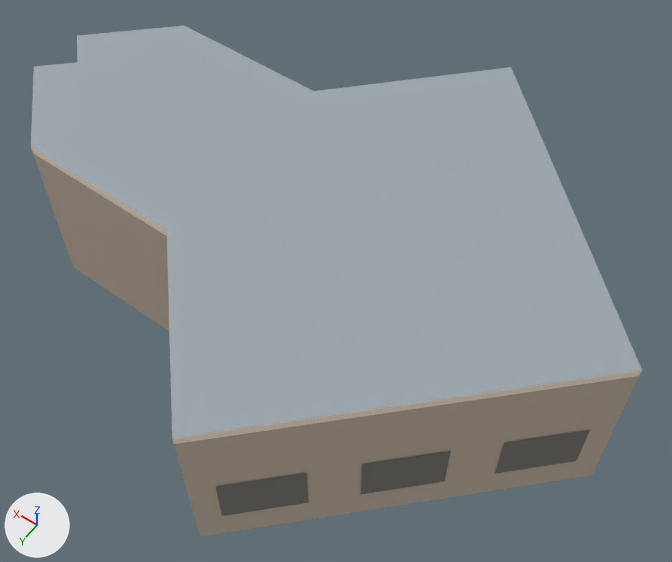
Two versions of the glTF model models/dc-au-centennial-garage.glb, one commit apart.
Rendered twice from a 50 mm camera at (-14.2, 18.6, 32.1) aimed at (-1.2, 0.4, 3.4). Lighting does not change. The marker at lower left points along +X, +Y and +Z. The older version comes first. Vertices at exactly the same position are counted once.

Script lines for the objects in view, before the commit:
```python
me_centennial_hall_garage = bpy.data.meshes.new('Centennial Hall Garage')
me_centennial_hall_garage.from_pydata(...)  # 70 vertices, 68 faces; spans x -12.8..13.7, y -10.4..10.5, z 0.0..7.3
# faces by material slot: [20, 8, 20, 20]
me_centennial_hall_garage.materials.append(mat_campus_masonry)  # light grey #c3b3a4
me_centennial_hall_garage.materials.append(mat_roof)  # grey #9ea8af
me_centennial_hall_garage.materials.append(mat_trim)  # pale yellow #fff0de
me_centennial_hall_garage.materials.append(mat_garage_openings)  # grey #79766e
ob_centennial_hall_garage = bpy.data.objects.new('Centennial Hall Garage', me_centennial_hall_garage)
ob_centennial_hall_garage.location = (0.0, 0.0, 0.0)
```
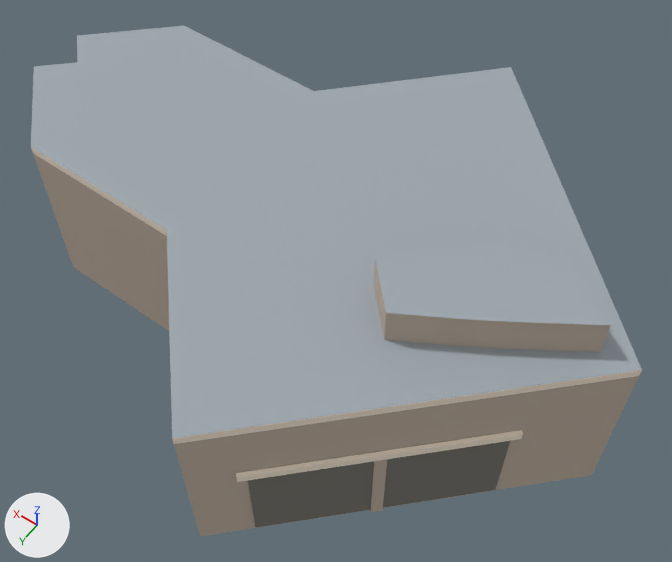
Commit message: Refine Centennial Hall Garage

Location of each change, (x1, y1, x2, y2) in pixels of the pictures (672 x 562 px):
part 1 of me_centennial_hall_garage, added: after (373, 242, 611, 352)
part 2 of me_centennial_hall_garage, deleted: before (495, 430, 590, 474)
part 3 of me_centennial_hall_garage, deleted: before (361, 451, 451, 494)
part 4 of me_centennial_hall_garage, deleted: before (216, 473, 309, 516)
part 5 of me_centennial_hall_garage, added: after (236, 430, 523, 527)

The edits, one by one:
me_centennial_hall_garage is used by ob_centennial_hall_garage; location (0.0, 0.0, 0.0).
me_centennial_hall_garage had 70 vertices, 68 faces and spanned x -12.8..13.7, y -10.4..10.5, z 0.0..7.3.
me_centennial_hall_garage now has 92 vertices, 103 faces and spans x -12.8..13.7, y -10.4..10.5, z 0.0..8.8.
me_centennial_hall_garage part 1: a new loose piece of 14 vertices spanning x -11.4..-4.1, y -1.2..3.9, z 7.3..8.8.
me_centennial_hall_garage part 2: the loose piece of 4 vertices spanning x -12.2..-10.0, y 0.8..3.0, z 1.5..3.8 is deleted.
me_centennial_hall_garage part 3: the loose piece of 4 vertices spanning x -8.7..-6.6, y 4.3..6.4, z 1.5..3.8 is deleted.
me_centennial_hall_garage part 4: the loose piece of 4 vertices spanning x -5.3..-3.1, y 7.7..9.9, z 1.5..3.8 is deleted.
Part 5, on me_centennial_hall_garage:
20 vertices are added at x -10.5..-3.6, y 2.6..9.5, z 0.0..4.5.
10 new faces join them, mat_campus_masonry (light grey #c3b3a4).
10 new faces join them, mat_trim (pale yellow #fff0de).
2 new faces join them, mat_garage_openings (grey #79766e).
